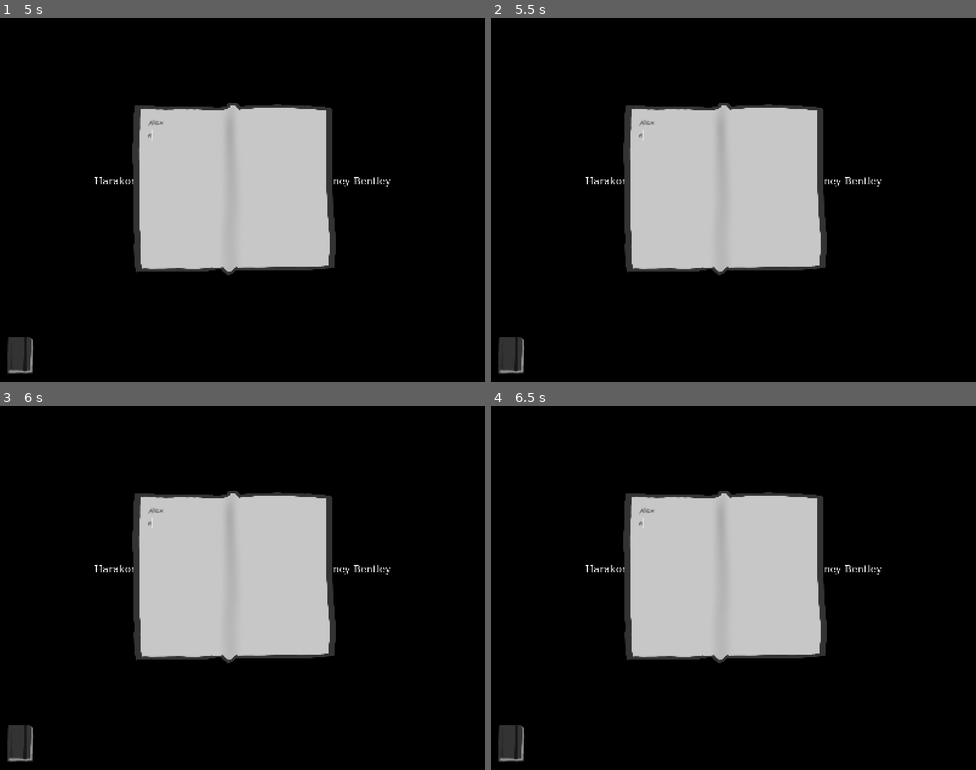
Above: before the commit, frames 1-4 (two rows, left to right).
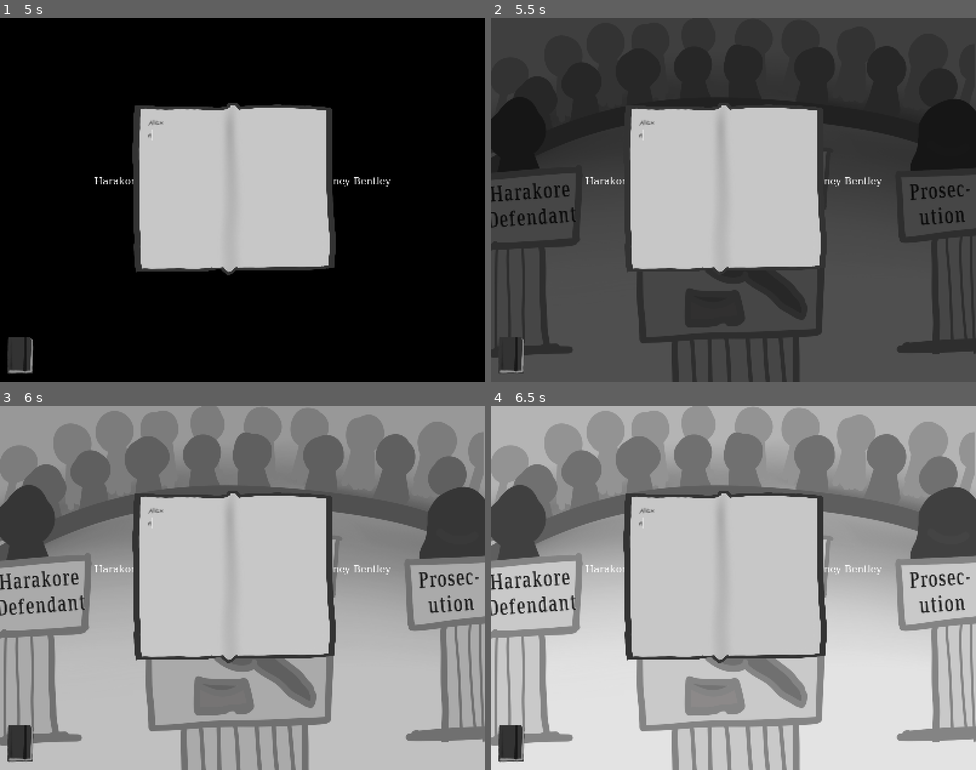
Above: after the commit, the same moments.

Repository: Logabe/crux
Game: Godot game, scene res://scenes/test.tscn
Two runs of this game, one before a commit and one after it. Both use one fixed random seed, a clock stepped at 60 frames per second and the inputs below. Sound files missing from this copy of the repository are replaced by a short silence.
Inputs (mouse positions are in pixels of both pictures, inside the frame that each line leads up to):
- Up to frame 1 (5 s): click (19, 356) at 0.5 s; click (184, 189) at 1.27 s; type "Alex" at 1.35 s; click (19, 356) at 2 s; click (19, 356) at 2.75 s; tap Enter at 3.5 s; move the mouse to (349, 181) at 3.52 s; hold N (toggle_notebook) 3.53-4.25 s; click (349, 181) at 3.67 s; click "Innocent" at 4.25 s
- Up to frame 2 (5.5 s): click "Guilty" at 5 s
- Up to frame 3 (6 s): click "Innocent" at 5.75 s
- Up to frame 4 (6.5 s): no input

Frame 1 is identical in both runs. In frame 2, 76% of the frame differs, in the area x 0-100%, y 0-100%; in frame 3, 81%; in frame 4, 81%.

Commit message:
scene 1 oopsies
!

Diff:
--- a/cutscene.gd
+++ b/cutscene.gd
@@ -2,9 +2,12 @@
 
 @export var b1: Button
 @export var b2: Button
+@onready var background_sprite: Sprite2D = $Background
 
 # Called when the node enters the scene tree for the first time.
 func _ready() -> void:
+	background_sprite.visible = false
+	background_sprite.modulate.a = 0.0 # fully ransparent at the start
 	b1.pressed.connect($AnimationPlayer.play.bind("fade"))
 	b2.pressed.connect($AnimationPlayer.play.bind("fade"))
 	$Label.visible_characters = 0
@@ -15,6 +18,11 @@
 	b1.visible = true
 	await get_tree().create_timer(1).timeout
 	b2.visible = true
+	await get_tree().create_timer(0.3).timeout
+
+	background_sprite.visible = true
+	var bg_tween = create_tween()
+	bg_tween.tween_property(background_sprite, "modulate:a", 2.0, 3.0).set_trans(Tween.TRANS_SINE).set_ease(Tween.EASE_OUT)
 
 func go_to_next():
 	Globals.go_to_next()
--- a/scenes/test.tscn
+++ b/scenes/test.tscn
@@ -2,6 +2,7 @@
 
 [ext_resource type="Theme" uid="uid://c2gw58mhw0uys" path="res://theme.tres" id="1_8uh7m"]
 [ext_resource type="Script" uid="uid://dq6vy735rajuk" path="res://cutscene.gd" id="1_37kl0"]
+[ext_resource type="Texture2D" uid="uid://bs1hcckjhibvn" path="res://assets/art/CourtroomBg.png" id="3_74lek"]
 [ext_resource type="PackedScene" uid="uid://fstyjm5mmcp0" path="res://mechanics/pause_menu.tscn" id="3_iyx0m"]
 
 [sub_resource type="SystemFont" id="SystemFont_h5ip5"]
@@ -123,6 +124,10 @@
 b1 = NodePath("HBoxContainer/Button")
 b2 = NodePath("HBoxContainer/Button2")
 
+[node name="Background" type="Sprite2D" parent="." unique_id=1357329424]
+position = Vector2(799, 601)
+texture = ExtResource("3_74lek")
+
 [node name="Label" type="Label" parent="." unique_id=493925166]
 custom_minimum_size = Vector2(897, 0)
 layout_mode = 2
Binary file added: assets/art/CourtroomBg.png
Not shown, added: assets/art/CourtroomBg.png.import
